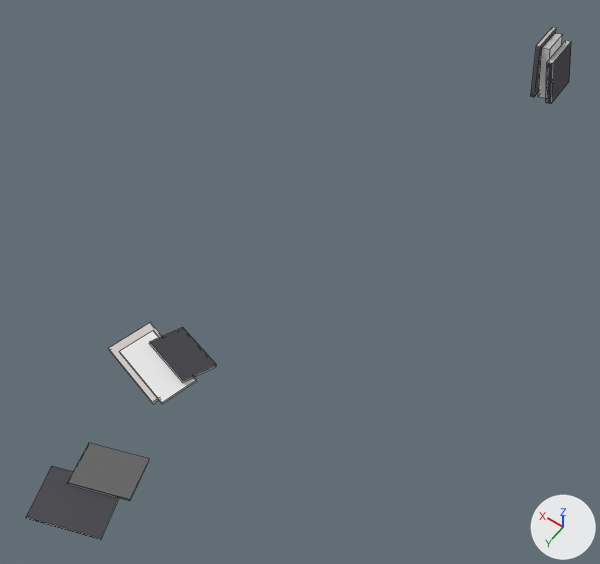
Renders of the OBJ model resources/templates/roomtemplate/models/books.obj from each side of a commit.
Before and after are seen from a 50 mm camera at (-0.43, 2.08, 3.79) aimed at (1.21, -0.22, 0.17). Lighting does not change. The marker at lower right points along +X, +Y and +Z. Mesh edges are drawn as thin lines. Where no turn or scale is listed for an object, it has been applied to the vertices.

Objects in the first picture: 'books'.
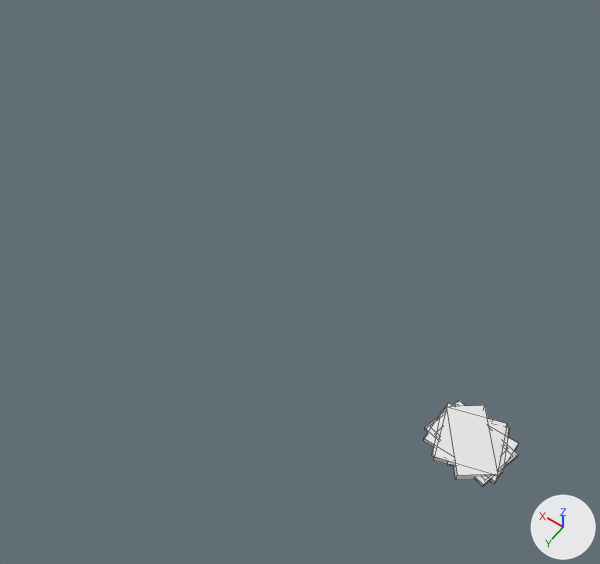
Changed parts and their boxes (x1, y1, x2, y2) in the pictures (600 x 564 px; the box of a moved part takes in the faces that stretch with it):
'books', recoloured, reshaped (82% narrower, 83% shorter)
    before: (26, 27, 571, 540)
    after: (423, 400, 518, 486)
part 1 of me_books, moved or reshaped
    before: (109, 322, 162, 404)
    after: (425, 400, 518, 486)
part 2 of me_books, moved or reshaped
    before: (531, 27, 556, 97)
    after: (423, 403, 518, 483)
part 3 of me_books, moved or reshaped (not visible afterwards)
    before: (67, 443, 149, 501)
part 4 of me_books, moved or reshaped
    before: (26, 466, 119, 540)
    after: (432, 412, 509, 474)
part 5 of me_books, moved or reshaped
    before: (149, 327, 216, 382)
    after: (447, 462, 455, 466)
part 6 of me_books, moved or reshaped (not visible afterwards)
    before: (120, 330, 197, 404)
part 7 of me_books, moved or reshaped
    before: (546, 40, 571, 104)
    after: (433, 410, 507, 470)
part 8 of me_books, moved or reshaped
    before: (538, 33, 563, 98)
    after: (446, 405, 498, 480)

The change, as a list of edits to the scene's bpy script:
```text
Add mat_material__8:
    mat_material__8 = principled_material('Material__8')
    mat_material__8.base_color = (0.8, 0.8, 0.8)  # white #e7e7e7
    mat_material__8.roughness = 1.0
Add mat_material__4:
    mat_material__4 = principled_material('Material__4')
    mat_material__4.base_color = (0.8, 0.8, 0.8)  # white #e7e7e7
    mat_material__4.roughness = 1.0
Add mat_material__5:
    mat_material__5 = principled_material('Material__5')
    mat_material__5.base_color = (0.8, 0.8, 0.8)  # white #e7e7e7
    mat_material__5.roughness = 1.0
Add mat_material__3:
    mat_material__3 = principled_material('Material__3')
    mat_material__3.base_color = (0.8, 0.8, 0.8)  # white #e7e7e7
    mat_material__3.roughness = 1.0
Add mat_material__7:
    mat_material__7 = principled_material('Material__7')
    mat_material__7.base_color = (0.8, 0.8, 0.8)  # white #e7e7e7
    mat_material__7.roughness = 1.0
Change me_books:
    where me_books.from_pydata(...)  # 64 vertices, 48 faces; spans x 0.77..1.69, y -2.85..1.61, z 0.04..0.44
    used by ob_books; location = (0.0, 0.0, 0.0)
    remove me_books.materials.append(mat_material__12804)  # light grey #d3cbc7
    remove me_books.materials.append(mat_material__12779)  # picture img_wall_jpg
    remove me_books.materials.append(mat_material__63)  # dark grey #626262
    remove me_books.materials.append(mat_material__62)  # dark grey #404047
    remove me_books.materials.append(mat_material__60)  # white #e9e9e9
    me_books part 1: the loose piece of 8 vertices spanning x 1.24..1.69, y 0.52..0.86, z 0.27..0.29 is moved by (-1.47, -0.69, -0.28)
    me_books part 2: the loose piece of 8 vertices spanning x 0.89..0.97, y -2.8..-2.55, z 0.05..0.44 is multiplied about its middle by the matrix ((-0.131, 0.0, -0.991), (0.0, -1.0, 0.0), (-0.991, 0.0, 0.131)), then moved by (-0.93, 2.68, -0.24)
    me_books part 3: the loose piece of 8 vertices spanning x 1.05..1.41, y 1.09..1.4, z 0.27..0.32 is multiplied about its middle by the matrix ((0.842, 0.538, 0.029), (-0.537, 0.834, 0.127), (0.045, -0.123, 0.991)), then moved by (-1.23, -1.24, -0.3)
    me_books part 4: the loose piece of 8 vertices spanning x 1.04..1.46, y 1.26..1.61, z 0.27..0.29 is moved by (-1.25, -1.43, -0.28)
    me_books part 5: the loose piece of 8 vertices spanning x 1.19..1.53, y 0.44..0.71, z 0.28..0.34 is multiplied about its middle by the matrix ((0.608, 0.757, 0.238), (-0.791, 0.603, 0.101), (-0.067, -0.25, 0.966)), then moved by (-1.36, -0.57, -0.31)
    me_books part 6: the loose piece of 8 vertices spanning x 1.21..1.63, y 0.55..0.84, z 0.29..0.31 is moved by (-1.42, -0.7, -0.3)
    me_books part 7: the loose piece of 8 vertices spanning x 0.77..0.87, y -2.85..-2.55, z 0.04..0.36 is multiplied about its middle by the matrix ((0.206, -0.301, 0.931), (0.065, 0.954, 0.294), (-0.976, 0.0, 0.216)), then moved by (-0.82, 2.7, -0.2)
    me_books part 8: the loose piece of 8 vertices spanning x 0.82..0.94, y -2.78..-2.58, z 0.04..0.43 is multiplied about its middle by the matrix ((0.106, 0.793, 0.599), (-0.138, 0.609, -0.781), (-0.985, 0.0, 0.174)), then moved by (-0.88, 2.68, -0.24)
    add me_books.materials.append(mat_material__7)  # white #e7e7e7
    add me_books.materials.append(mat_material__3)  # white #e7e7e7
    add me_books.materials.append(mat_material__4)  # white #e7e7e7
    add me_books.materials.append(mat_material__5)  # white #e7e7e7
    add me_books.materials.append(mat_material__8)  # white #e7e7e7
```
